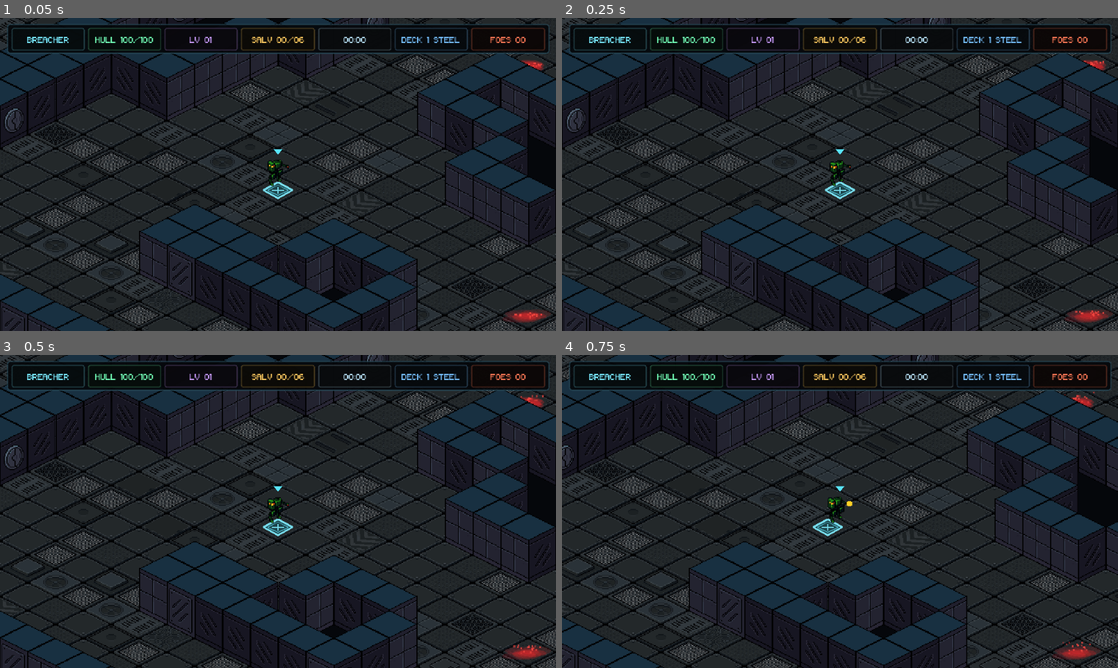
Above: before the commit, frames 1-4 (two rows, left to right).
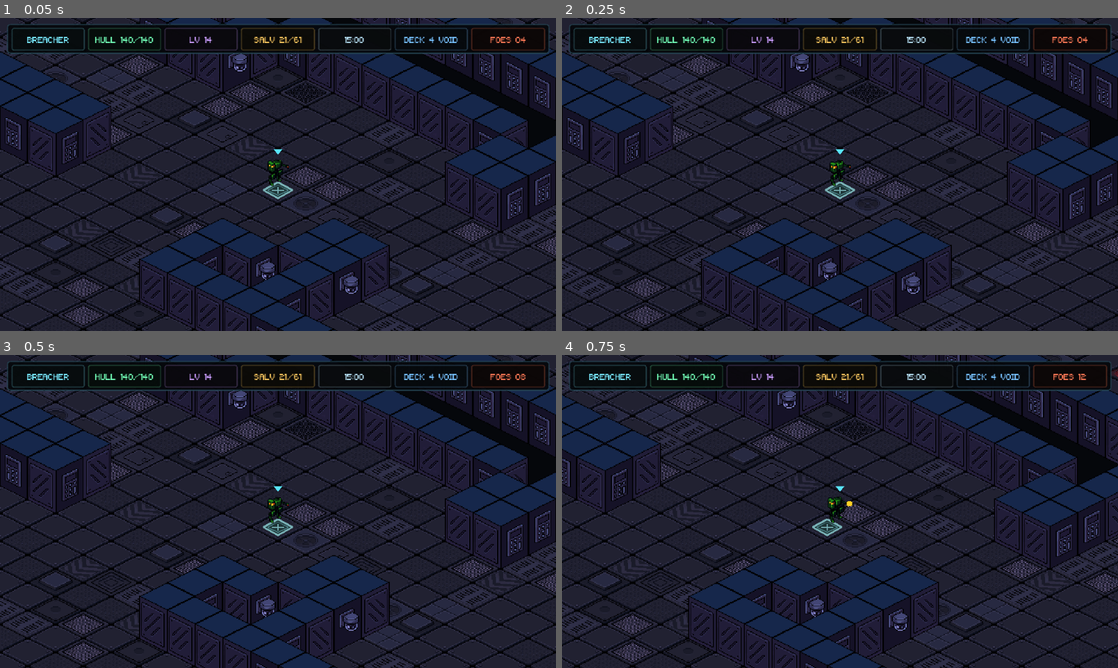
Above: after the commit, the same moments.

Repository: Tekknobot/spacehaul
Game: Godot game, scene res://Scenes/main.tscn
Same seed, same stepped clock (60 frames per second), same inputs: the game is played once before the commit and once after it.
Inputs (mouse positions are in pixels of both pictures, inside the frame that each line leads up to):
- Up to frame 1 (0.05 s): no input
- Up to frame 2 (0.25 s): no input
- Up to frame 3 (0.5 s): no input
- Up to frame 4 (0.75 s): tap Enter at 0.5 s; move the mouse to (962, 495) at 0.52 s; hold D (move_right) from 0.53 s (still down); hold Shift (run) from 0.53 s (still down); click (962, 495) at 0.67 s

The runs differ from the first frame. In frame 1, 27% of the frame differs, in the area x 0-100%, y 0-100%; in frame 2, 27%; in frame 3, 27%; in frame 4, 30%.

Commit message:
Rest up.

Diff:
--- a/Scenes/main.tscn
+++ b/Scenes/main.tscn
@@ -58,6 +58,7 @@
 
 [node name="CharacterTestDeck" type="Node2D" unique_id=960116902]
 script = ExtResource("1_world")
+video_capture_mode = true
 
 [node name="ProceduralDeck" type="Node2D" parent="." unique_id=1973192649]
 script = ExtResource("2_deck")
--- a/Scripts/enemy_manager.gd
+++ b/Scripts/enemy_manager.gd
@@ -63,6 +63,21 @@
 
 func set_spawning_enabled(value: bool) -> void:
 	_spawning_enabled = value
+
+func prepare_video_capture_state(run_time: float) -> void:
+	# Skip the normal opening/deck grace period so a recording starts directly
+	# in the pressure appropriate to the staged run time. Also advance the elite
+	# schedule so the game does not try to catch up with a chain of overdue elites.
+	_spawning_enabled = true
+	_clear_population()
+	_deck_grace = 0.0
+	_spawn_timer = 0.0
+
+	if run_time < 180.0:
+		_next_elite_time = 180.0
+	else:
+		var elapsed_elite_windows := int(floor((run_time - 180.0) / 75.0)) + 1
+		_next_elite_time = 180.0 + float(elapsed_elite_windows) * 75.0
 
 func _on_deck_regenerated(_spawn: Vector2, seed_value: int) -> void:
 	_rng.seed = seed_value ^ 0xE11E5 ^ int(_get_run_time() * 10.0)
--- a/Scripts/test_world.gd
+++ b/Scripts/test_world.gd
@@ -6,6 +6,13 @@
 const RUN_DURATION := 20.0 * 60.0
 const DECK_DURATION := 4.0 * 60.0
 const SECONDARY_UNLOCK_TIME := 60.0
+
+# Recording helper. Enable this on the TestWorld root in the Inspector when you
+# want to capture late-run footage without playing through the entire run.
+# Disable it again before making the public build. No keyboard trigger is used.
+@export_category("Video Capture")
+@export var video_capture_mode := false
+@export_range(1.0, 19.0, 0.5) var video_capture_start_minutes := 15.0
 
 @onready var deck: ProceduralDeck = $ProceduralDeck
 @onready var mecha_manager: MechaManager = $MechaManager
@@ -78,6 +85,9 @@
 		_on_active_mecha_changed(active)
 	enemy_manager.reset_run()
 	_update_hud()
+
+	if video_capture_mode:
+		call_deferred("_apply_video_capture_state")
 
 func _process(delta: float) -> void:
 	_update_damage_overlay(delta)
@@ -238,6 +248,96 @@
 	enemy_manager.reset_run()
 	_update_hud()
 
+	if video_capture_mode:
+		call_deferred("_apply_video_capture_state")
+
+func _apply_video_capture_state() -> void:
+	# Stage a believable late-run state for recording. The clock, deck, enemy
+	# pressure, secondary weapon and upgrade budget all advance together.
+	get_tree().paused = false
+	_game_over = false
+	_run_complete = false
+	_deck_transition_active = false
+
+	var requested_seconds := video_capture_start_minutes * 60.0
+	_run_time = clampf(requested_seconds, 0.0, RUN_DURATION - 1.0)
+
+	var palette_count := maxi(1, deck.get_deck_palette_count())
+	_deck_number = clampi(
+		int(floor(_run_time / DECK_DURATION)) + 1,
+		1,
+		palette_count
+	)
+	_next_deck_time = minf(RUN_DURATION, float(_deck_number) * DECK_DURATION)
+
+	# Approximate the amount of progression a healthy run would have accumulated
+	# by this point. At the default 15:00 start this produces level 14, enough
+	# budget for both ability trees plus several useful chassis upgrades.
+	_level = clampi(2 + int(floor(video_capture_start_minutes * 0.8)), 2, 18)
+	_salvage_required = 5 + _level * 4
+	_salvage = int(floor(float(_salvage_required) * 0.35))
+	_salvage_magnet_radius = 86.0
+
+	_secondary_announced = _run_time >= SECONDARY_UNLOCK_TIME
+
+	deck.set_deck_palette(_deck_number)
+	deck.generate_new_level()
+
+	var active := mecha_manager.get_active_mecha()
+	if active != null:
+		active.set_secondary_unlocked(_secondary_announced)
+		_apply_video_capture_upgrades(active, maxi(0, _level - 1))
+		active.repair_hull(active.get_max_hull())
+
+	# generate_new_level() intentionally displays the deck banner during normal
+	# play. Hide it here so recording can begin on a clean gameplay frame.
+	if _banner_tween != null and _banner_tween.is_valid():
+		_banner_tween.kill()
+	deck_banner.hide()
+
+	enemy_manager.prepare_video_capture_state(_run_time)
+	_update_hud()
+
+func _apply_video_capture_upgrades(active: MechaController, upgrade_budget: int) -> void:
+	var budget := upgrade_budget
+
+	# Chassis-specific ability evolution gets priority, alternating LMB and RMB.
+	while budget > 0 and (active.can_upgrade_primary_ability() or active.can_upgrade_secondary_ability()):
+		if active.can_upgrade_primary_ability() and budget > 0:
+			active.upgrade_primary_ability()
+			budget -= 1
+		if active.can_upgrade_secondary_ability() and budget > 0:
+			active.upgrade_secondary_ability()
+			budget -= 1
+
+	# Spend the remaining simulated level-up choices on a deterministic,
+	# recording-friendly build. This avoids opening upgrade menus on startup.
+	var generic_step := 0
+	while budget > 0:
+		match generic_step % 10:
+			0:
+				active.apply_primary_cooling(0.85)
+			1:
+				active.apply_secondary_cooling(0.85)
+			2:
+				active.add_max_hull(20, 20)
+			3:
+				active.apply_impact_multiplier(1.18)
+			4:
+				active.apply_move_speed_multiplier(1.08)
+			5:
+				active.add_max_hull(20, 20)
+			6:
+				_salvage_magnet_radius = minf(220.0, _salvage_magnet_radius * 1.20)
+			7:
+				active.apply_primary_cooling(0.85)
+			8:
+				active.apply_secondary_cooling(0.85)
+			9:
+				active.apply_impact_multiplier(1.18)
+		generic_step += 1
+		budget -= 1
+
 func _on_deck_regenerated(_new_spawn: Vector2, new_seed: int) -> void:
 	mecha_manager.relocate_after_deck_regeneration()
 	var active := mecha_manager.get_active_mecha()
Not shown, changed: .DS_Store
Not shown, changed: Sprites/.DS_Store
